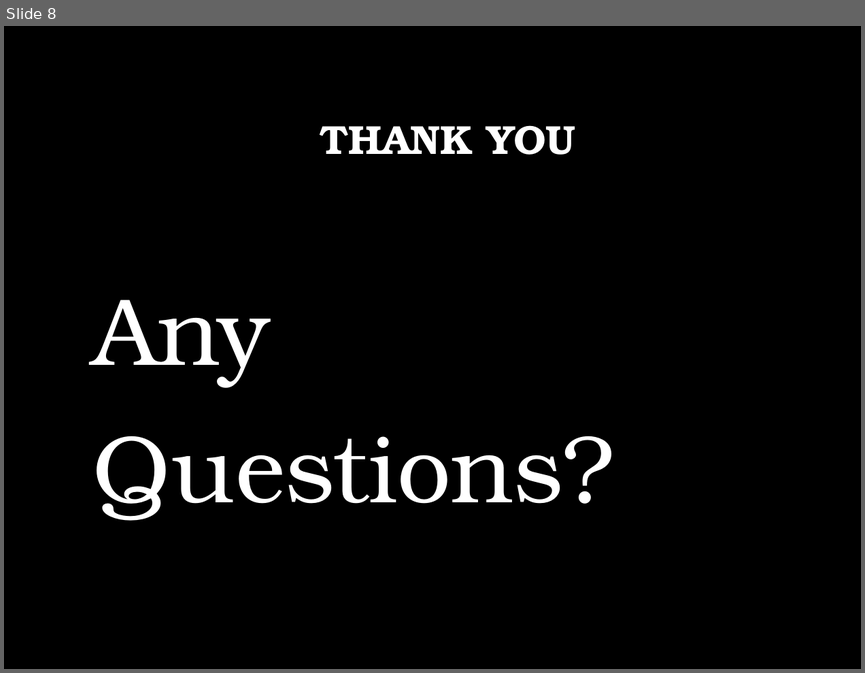
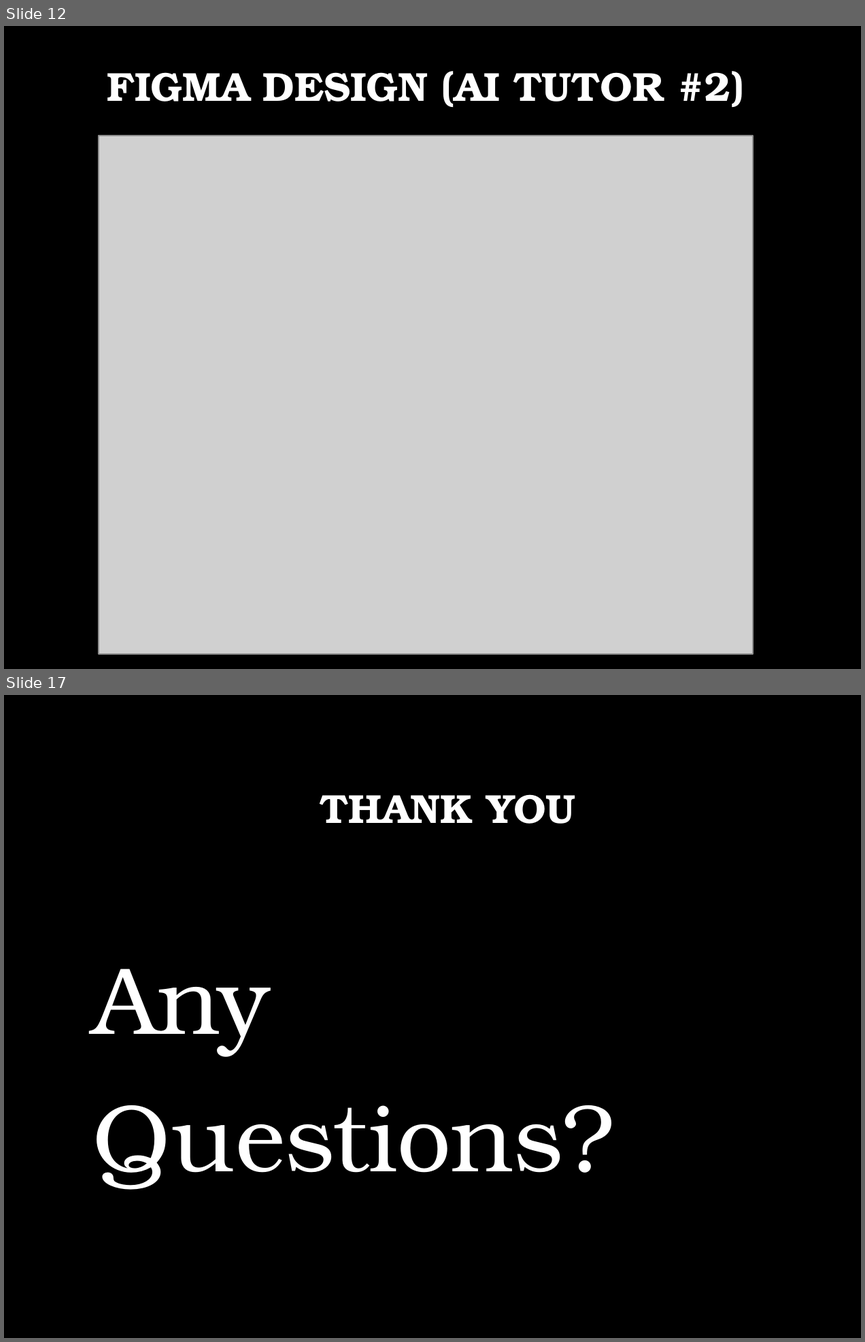
Before and after one commit to yuriiSY/Study-Buddy, a slide deck: Weekly Submissions/Week3/Presentation Week 3.pptx. Shown one above the other, each under a label of ours: slide 8 before the commit, slides 12 and 17 after it; the slides between them are not shown. The pictures are 865x673 and 865x1342 pixels, drawn with LibreOffice and Linux fonts; fonts in the diff are those of the drawing; grey boxes stand for pictures; background and template pictures are left out. Boxes give left, top, right and bottom in pixels: in the first picture for what was removed or moved away, otherwise in the second. Text is boxed around its words. In the diff, an @@ line names an element or a change of style, - is before the commit and + after.

```diff
--- a/Weekly Submissions/Week3/Presentation Week 3.pptx
+++ b/Weekly Submissions/Week3/Presentation Week 3.pptx
@@ slide 12 added at <box>4,26,861,669</box>, background picture (left out) @@
@@ title added at <box>107,71,744,107</box>, 34 pt, text #FFFFFF, bold @@
+FIGMA DESIGN (AI TUTOR #2)
@@ picture added at <box>99,135,753,654</box> @@
@@ what was slide 8 is now slide 17 @@
```
Also in this commit, not shown: 3 slides changed, 10 other slides added, 2 slides removed.
